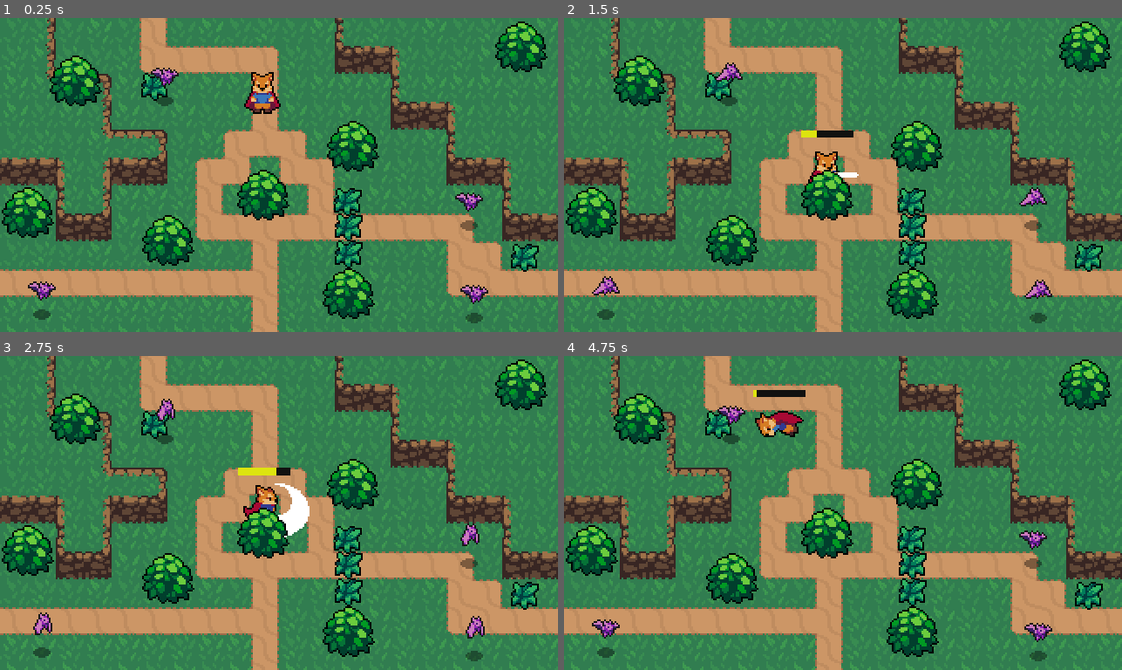
Above: before the commit, frames 1-4 (two rows, left to right).
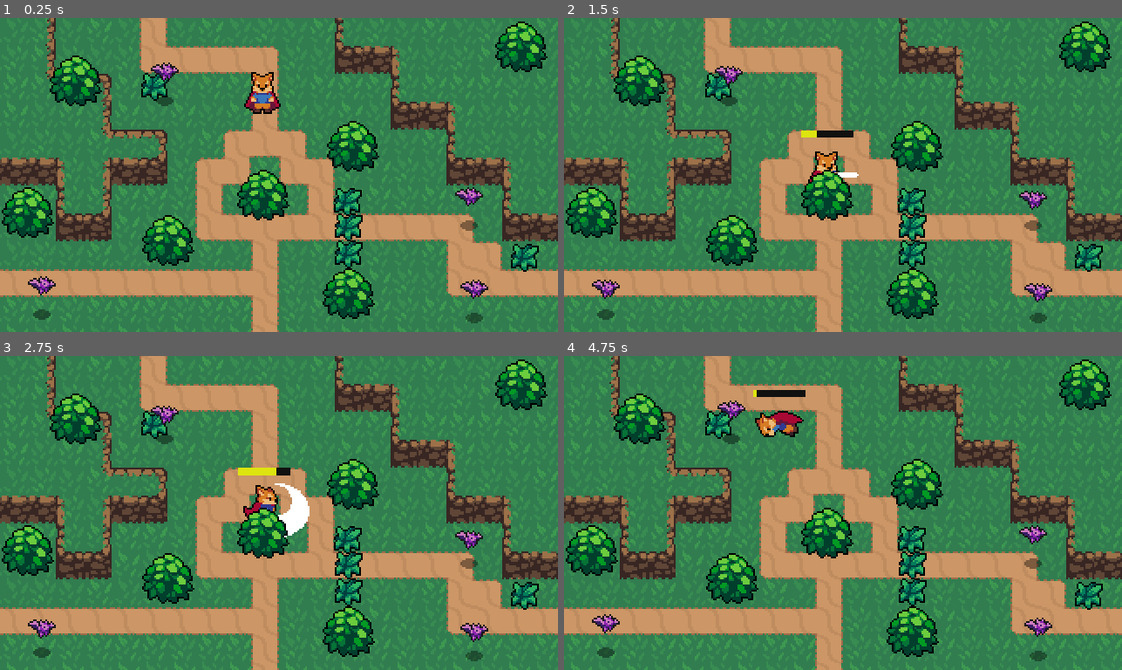
Above: after the commit, the same moments.

Repository: j-rodriguez99/Godot_ActionRPG
Game: Godot game, scene res://World.tscn
Same seed, same stepped clock (60 frames per second), same inputs: the game is played once before the commit and once after it.
Inputs:
- Up to frame 1 (0.25 s): no input
- Up to frame 2 (1.5 s): tap Enter (ui_accept) at 0.5, 0.77 s; hold D (Right) 0.53-1.28 s; hold F (Attack) 0.53-1.28 s; hold S (Down) from 1.28 s (still down); tap F (Attack) at 1.35 s
- Up to frame 3 (2.75 s): tap Enter (ui_accept) at 1.52 s; release S (Down) at 2.03 s; hold D (Right) from 2.03 s (still down); hold F (Attack) from 2.03 s (still down)
- Up to frame 4 (4.75 s): release D (Right) at 2.78 s; release F (Attack) at 2.78 s; hold W (Up) 2.78-3.53 s; tap F (Attack) at 2.85, 4.35 s; tap Enter (ui_accept) at 3.02, 3.77, 4.52 s; hold F (Attack) 3.53-4.28 s; hold A (Left) from 3.53 s (still down)

The runs differ from the first frame. In frame 1, 0.9% of the frame differs, in the area x 5-88%, y 14-92%; in frame 2, 0.8%; in frame 3, 0.8%; in frame 4, 0.9%.

Commit message:
turned off bat flying animation until game ready to prevent git file change issue

Diff:
--- a/Bat.gd
+++ b/Bat.gd
@@ -17,6 +17,9 @@
 	CHASE
 }
 
+func _ready():
+	var animated_sprite = $AnimatedSprite
+	animated_sprite.playing = true
 
 func _physics_process(delta: float) -> void:
 	knockback = knockback.move_toward(Vector2.ZERO, delta * 100)
--- a/Enemies/Bat.tscn
+++ b/Enemies/Bat.tscn
@@ -51,8 +51,6 @@
 [node name="AnimatedSprite" type="AnimatedSprite" parent="."]
 frames = SubResource( 6 )
 animation = "Fly"
-frame = 2
-playing = true
 offset = Vector2( 0, -12 )
 
 [node name="Sprite" type="Sprite" parent="."]
